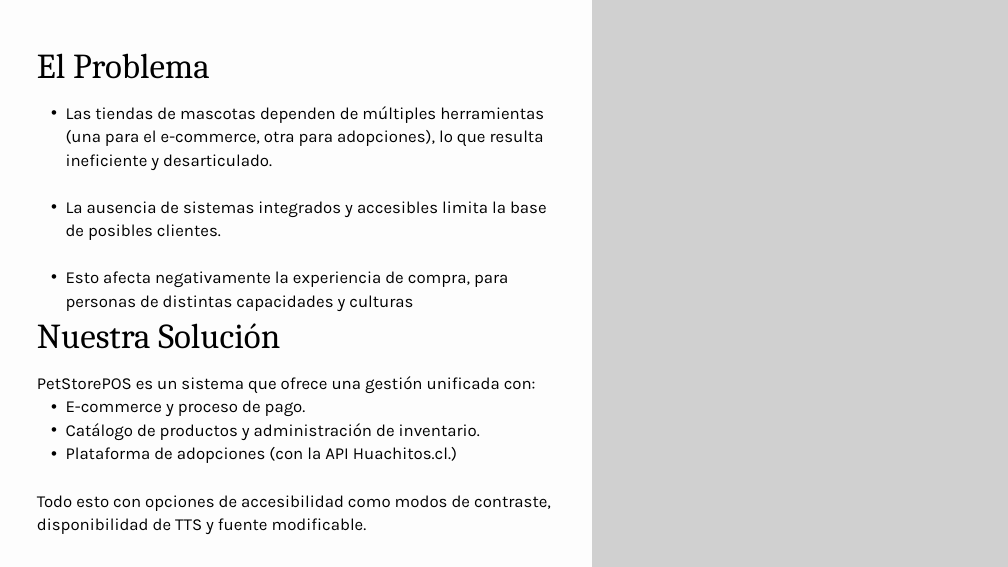
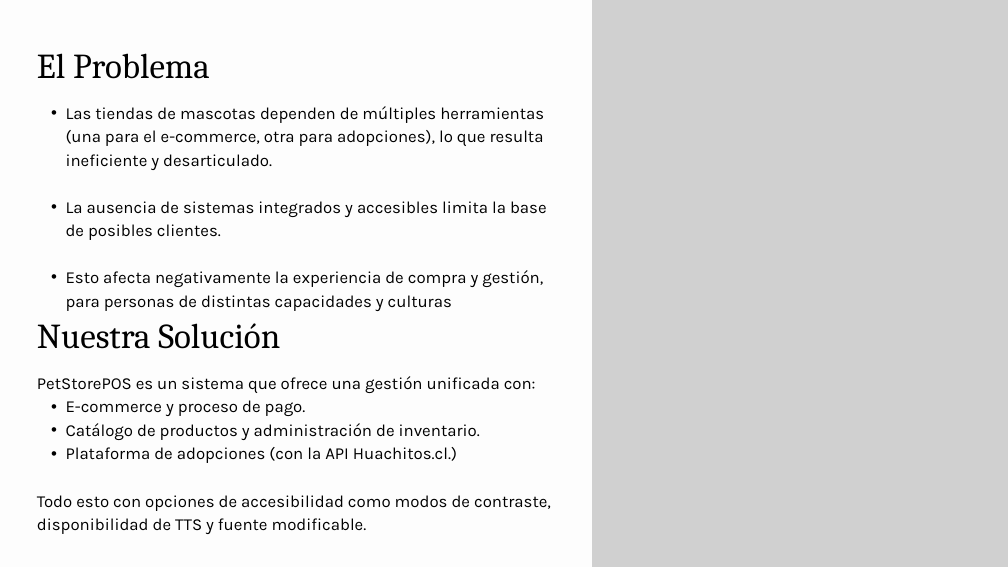
Before and after one commit to Olivernio/DuocUC_APT, a slide deck: slide 2 of Fase 2/Evidencias Proyecto/Presentación Proyecto.pptx. Drawn at 1008x567 pixels with LibreOffice and Linux fonts; fonts in the diff are those of the drawing; grey boxes stand for pictures. Boxes give left, top, right and bottom in pixels: in the first picture for what was removed or moved away, otherwise in the second. Text is boxed around its words. In the diff, an @@ line names an element or a change of style, - is before the commit and + after.

```diff
--- a/Fase 2/Evidencias Proyecto/Presentación Proyecto.pptx
+++ b/Fase 2/Evidencias Proyecto/Presentación Proyecto.pptx
@@ text at (66, 270, 543, 311): text changed @@
-  • Esto afecta negativamente la experiencia de compra, para personas de distintas capacidades y culturas
+  • Esto afecta negativamente la experiencia de compra y gestión, para personas de distintas capacidades y culturas
```
Also in this commit, not shown: 1 other slide changed, 1 other file.
